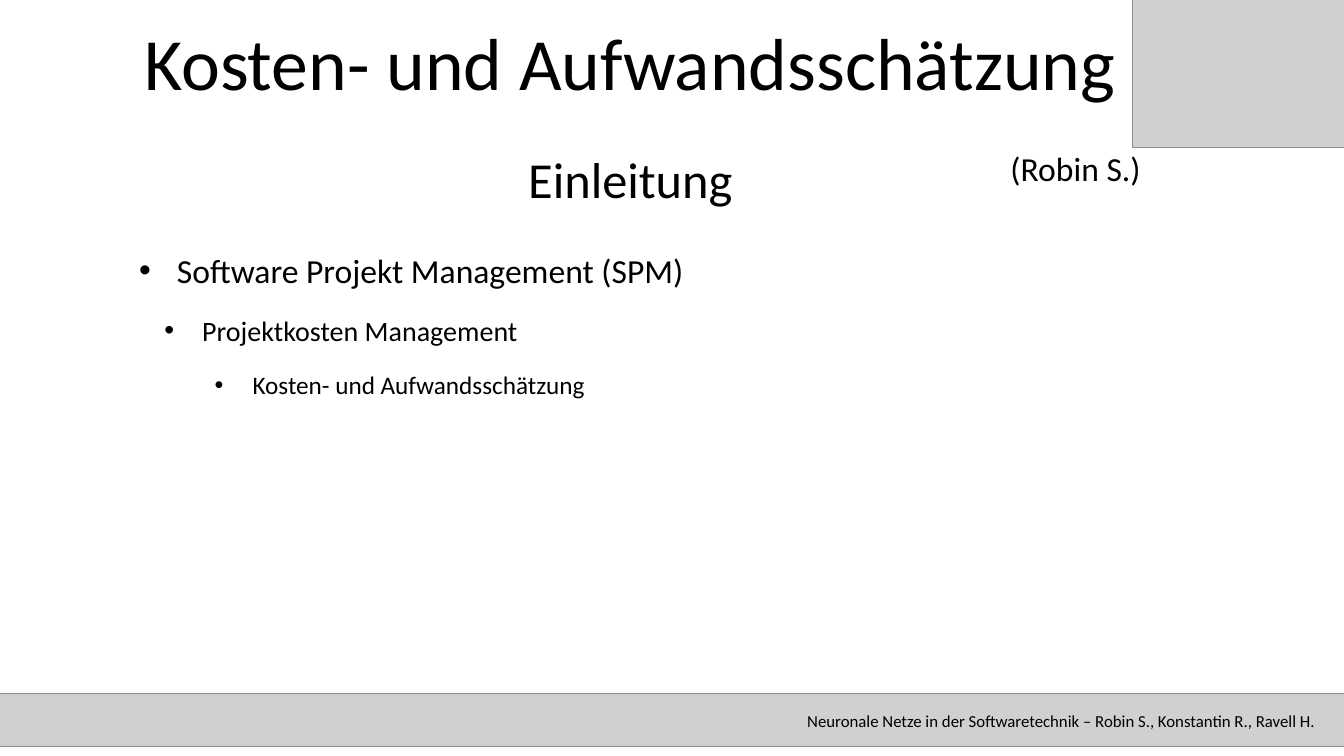
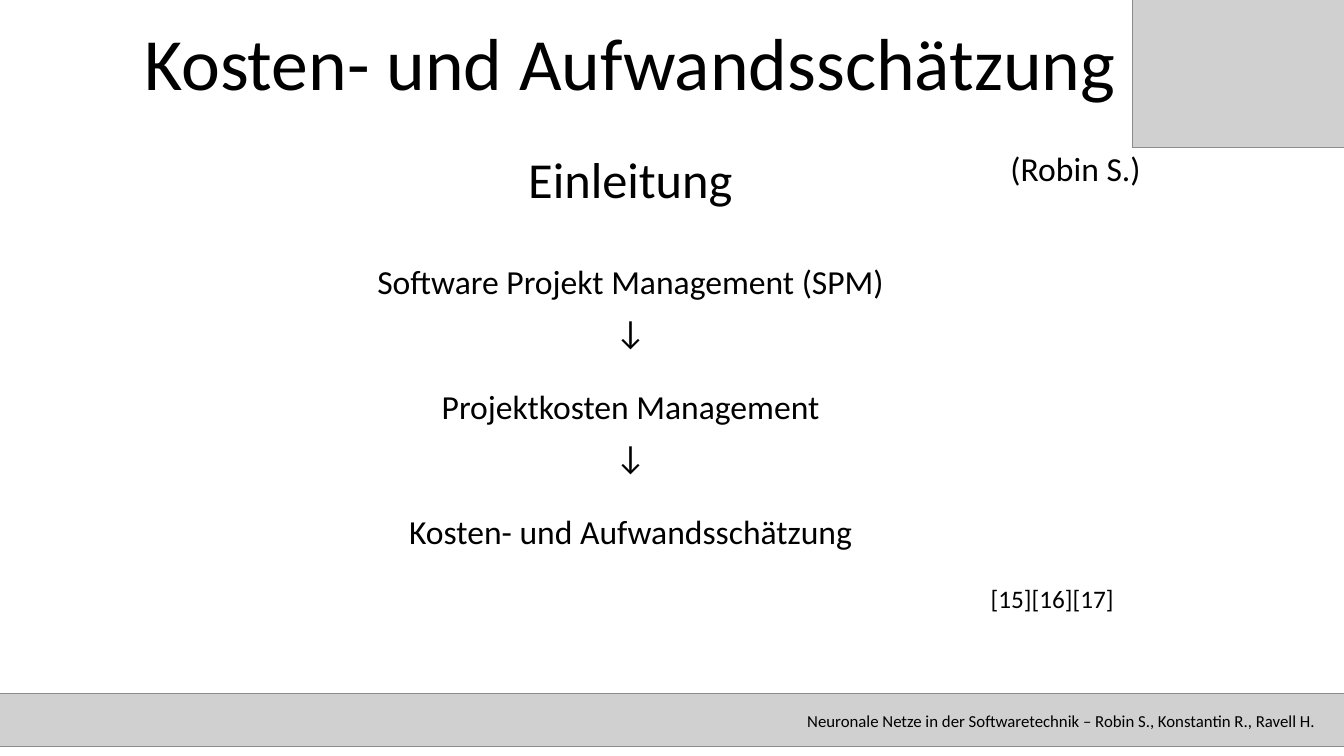
Before and after one commit to RavellHeerdegen/SATElite, a slide deck: slide 19 of SATPräsiMitBezeichnerUndRefs.pptx. Drawn at 1344x756 pixels with LibreOffice and Linux fonts; fonts in the diff are those of the drawing; grey boxes stand for pictures. Boxes give left, top, right and bottom in pixels: in the first picture for what was removed or moved away, otherwise in the second. Text is boxed around its words. In the diff, an @@ line names an element or a change of style, - is before the commit and + after.

```diff
--- a/SATPräsiMitBezeichnerUndRefs.pptx
+++ b/SATPräsiMitBezeichnerUndRefs.pptx
@@ subtitle at (377, 269, 884, 550): paragraph added @@
+↓
@@ subtitle at (377, 269, 884, 550): paragraph added @@
+↓
@@ subtitle "Software Projekt Management (SPM)": place and size @@
-subtitle "Software Projekt Management (SPM)" at (177, 258, 683, 399)
+subtitle "Software Projekt Management (SPM)" at (377, 269, 884, 550)
@@ subtitle at (377, 269, 884, 550): size 20 to 24 pt in "Projektkosten Management"; size 18 to 24 pt in "Kosten- und Aufwandsschätzung"; alignment left to centre; bullet • to none; list level 2 to 1 in "Projektkosten Management"; list level 3 to 1 in "Kosten- und Aufwandsschätzung" @@
@@ text added at (991, 589, 1114, 612), 18 pt, text #000000 @@
+[15][16][17]
```
Also in this commit, not shown: 8 other slides changed, 3 slides added, 2 other files.
